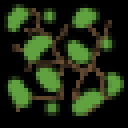
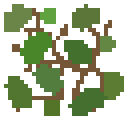
Layers edited between the first and the second w=128, h=128 image:
painted on "bg #2" over (0, 0, 128, 120)
painted on "bg" over (12, 8, 112, 116)
removed layer "bg #1" over (0, 0, 128, 128)
